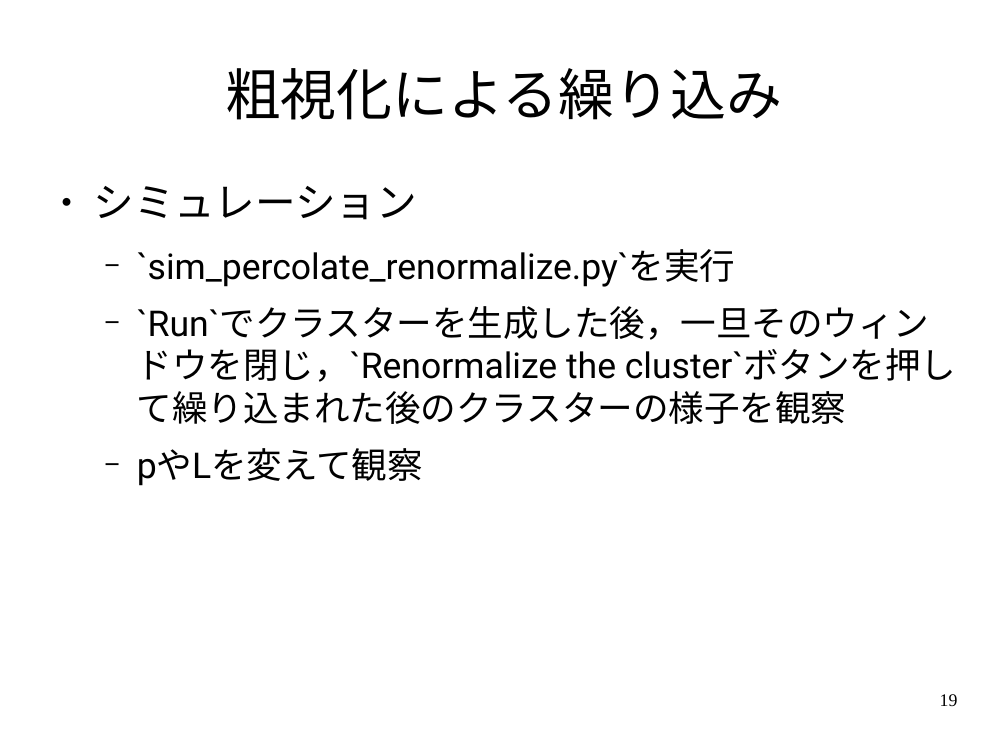
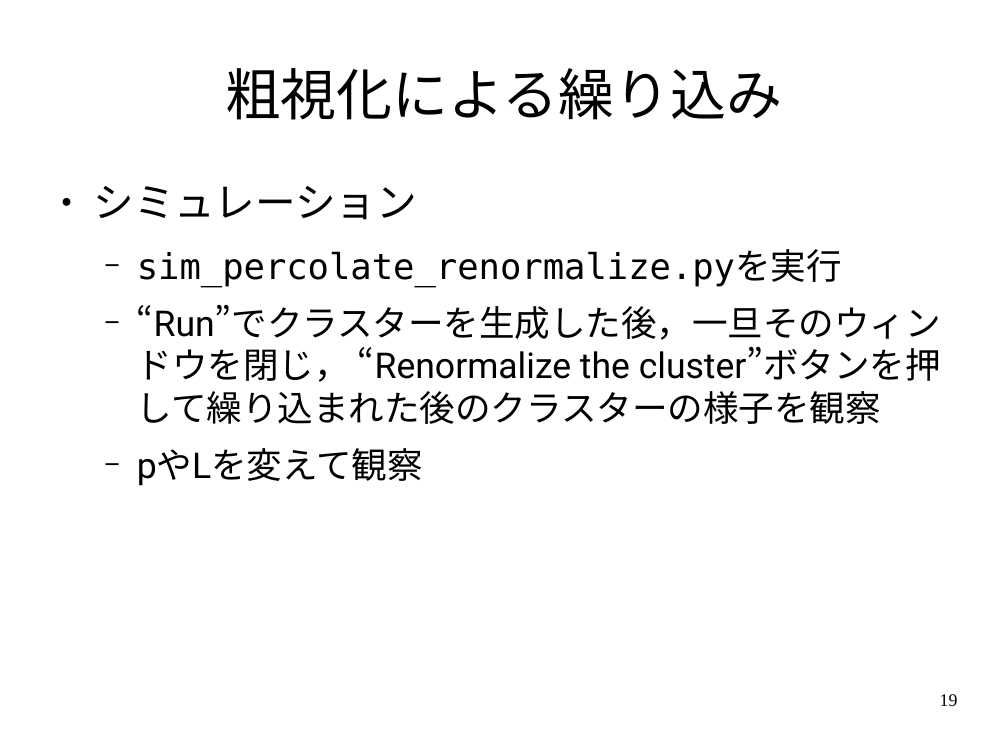
Before and after one commit to ssh0/SCS_yamlab2016, a slide deck: slide 19 of doc/slide.odp. Drawn at 1008x756 pixels with LibreOffice and Linux fonts; fonts in the diff are those of the drawing. Boxes give left, top, right and bottom in pixels: in the first picture for what was removed or moved away, otherwise in the second. Text is boxed around its words. In the diff, an @@ line names an element or a change of style, - is before the commit and + after.

```diff
--- a/doc/slide.odp
+++ b/doc/slide.odp
@@ text at (x1=137, y1=250, x2=941, y2=424): text changed @@
-  − `sim_percolate_renormalize.py`を実行
-  − `Run`でクラスターを生成した後，一旦そのウィンドウを閉じ，`Renormalize the cluster`ボタンを押して繰り込まれた後のクラスターの様子を観察
+  − sim_percolate_renormalize.pyを実行
+  − “Run”でクラスターを生成した後，一旦そのウィンドウを閉じ， “Renormalize the cluster”ボタンを押して繰り込まれた後のクラスターの様子を観察
```
Also in this commit, not shown: 15 other slides changed, 5 slides added, 1 slide removed, 1 other file.
